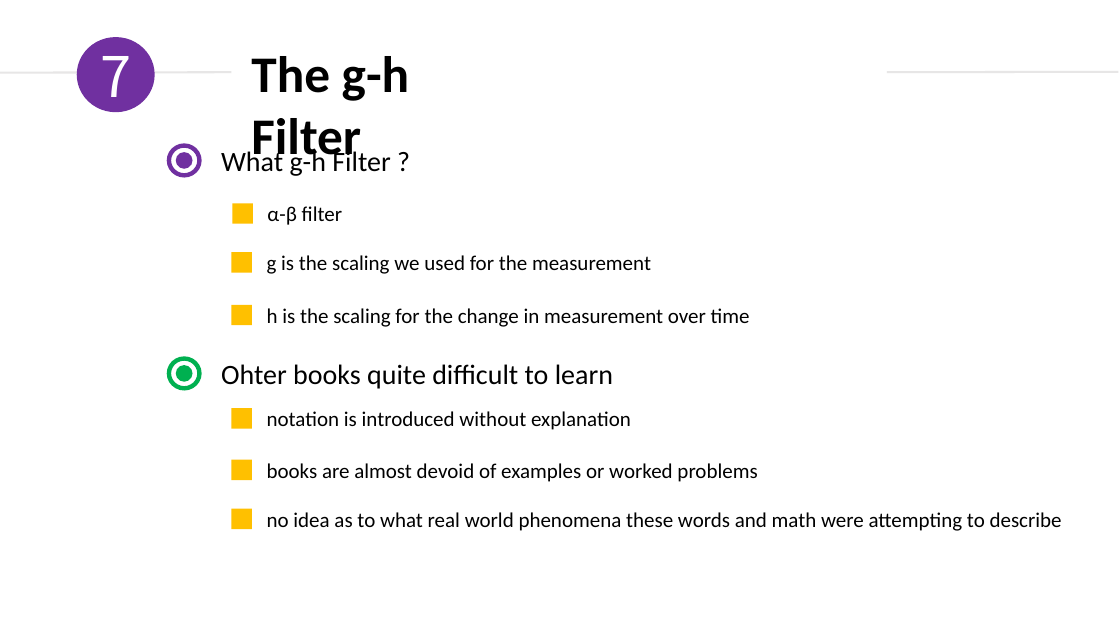
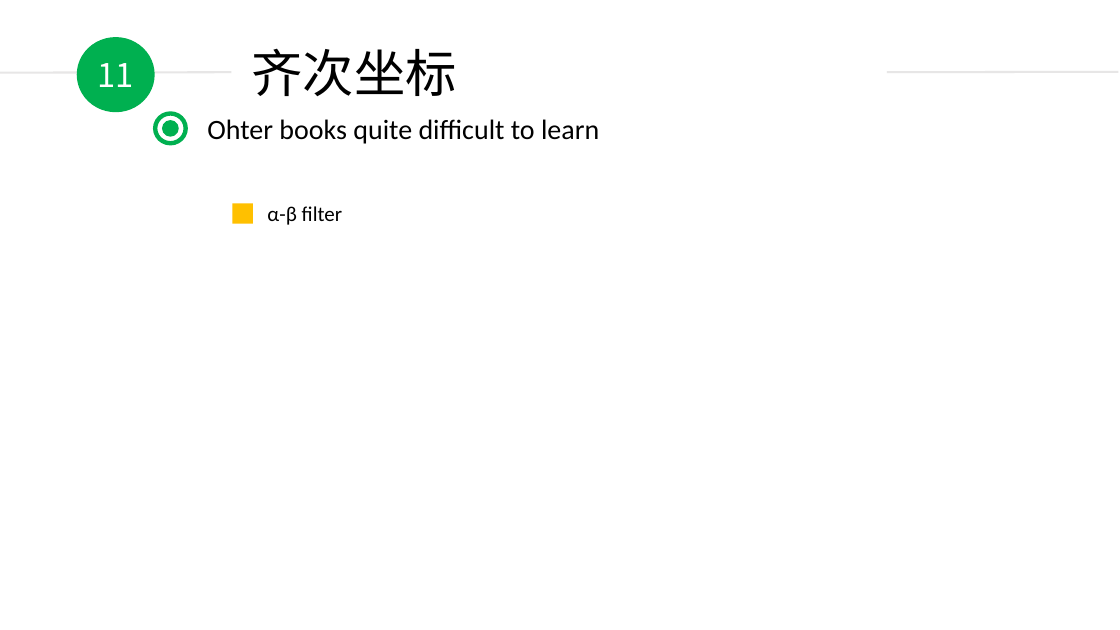
Before and after one commit to duyongquan/LTSLAM, a slide deck: slide 11 of docs/pptx/VINS/06-OpenCV基础.pptx (slide 7 before the commit). Drawn at 1120x630 pixels with LibreOffice and Linux fonts; fonts in the diff are those of the drawing. Boxes give left, top, right and bottom in pixels: in the first picture for what was removed or moved away, otherwise in the second. Text is boxed around its words. In the diff, an @@ line names an element or a change of style, - is before the commit and + after.

Commit message:
pptx

```diff
--- a/docs/pptx/VINS/06-OpenCV基础.pptx
+++ b/docs/pptx/VINS/06-OpenCV基础.pptx
@@ ellipse "11" at (76,37,155,112): fill #7030A0 to #00B050 @@
@@ text at (251,48,456,96): text changed; bold off @@
-The g-h Filter
+齐次坐标
@@ text in ellipse at (98,63,134,87): text changed; size 48 to 28 pt @@
-7
+11
@@ 2 ellipses, 1 text: place and size @@
-2 ellipses, 1 text at (169,359,613,389)
+2 ellipses, 1 text at (155,113,599,144)
@@ ellipse removed at (169,145,199,175) @@
@@ text removed at (221,148,390,176) @@
-What g-h Filter ?
@@ ellipse removed at (176,152,192,169) @@
@@ rectangle removed at (231,252,252,272) @@
@@ text removed at (267,255,651,274) @@
-g is the scaling we used for the measurement
@@ rectangle removed at (231,305,252,325) @@
@@ text removed at (267,308,750,327) @@
-h is the scaling for the change in measurement over time
@@ rectangle removed at (231,408,252,429) @@
@@ text removed at (267,411,631,430) @@
-notation is introduced without explanation
@@ rectangle removed at (231,460,252,480) @@
@@ text removed at (267,463,757,482) @@
-books are almost devoid of examples or worked problems
@@ rectangle removed at (231,509,252,529) @@
@@ text removed at (267,512,1062,531) @@
-no idea as to what real world phenomena these words and math were attempting to describe
```
Also in this commit, not shown: 1 other slide changed, 11 slides added, 26 slides removed, 5 other files.
